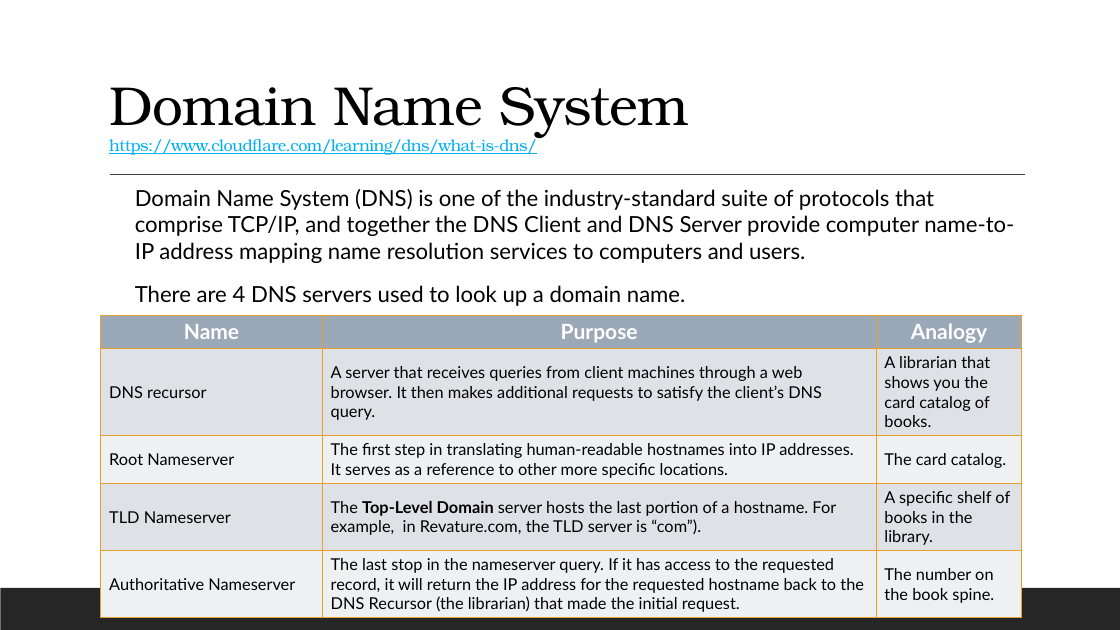
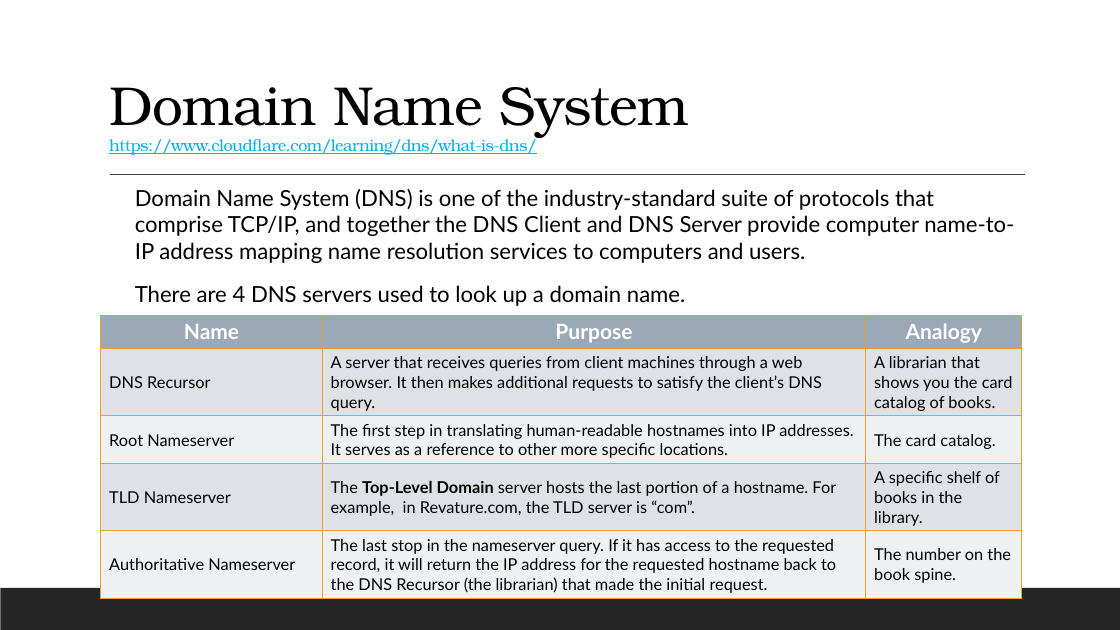
Before and after one commit to 12062021-dynamics365-uta/12062021-batch-repo, a slide deck: slide 4 of pdfs/w4/D13_.NET_HTTPRequestLifeCycle.pptx. Drawn at 1120x630 pixels with LibreOffice and Linux fonts; fonts in the diff are those of the drawing. Boxes give left, top, right and bottom in pixels: in the first picture for what was removed or moved away, otherwise in the second. Text is boxed around its words. In the diff, an @@ line names an element or a change of style, - is before the commit and + after.

```diff
--- a/pdfs/w4/D13_.NET_HTTPRequestLifeCycle.pptx
+++ b/pdfs/w4/D13_.NET_HTTPRequestLifeCycle.pptx
@@ table at <box>101,315,1023,597</box> @@
-row 2, column 1: DNS recursor
+row 2, column 1: DNS Recursor
-row 4, column 2: The Top-Level Domain server hosts the last portion of a hostname. For example, in Revature.com, the TLD server is “com”).
+row 4, column 2: The Top-Level Domain server hosts the last portion of a hostname. For example, in Revature.com, the TLD server is “com”.
```
Also in this commit, not shown: 6 other slides changed, 4 other files.
